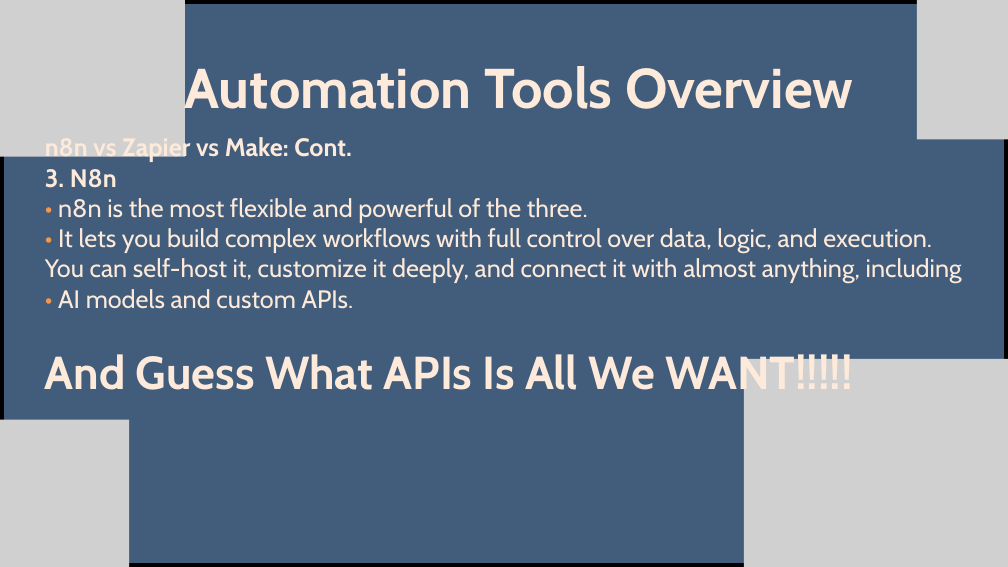
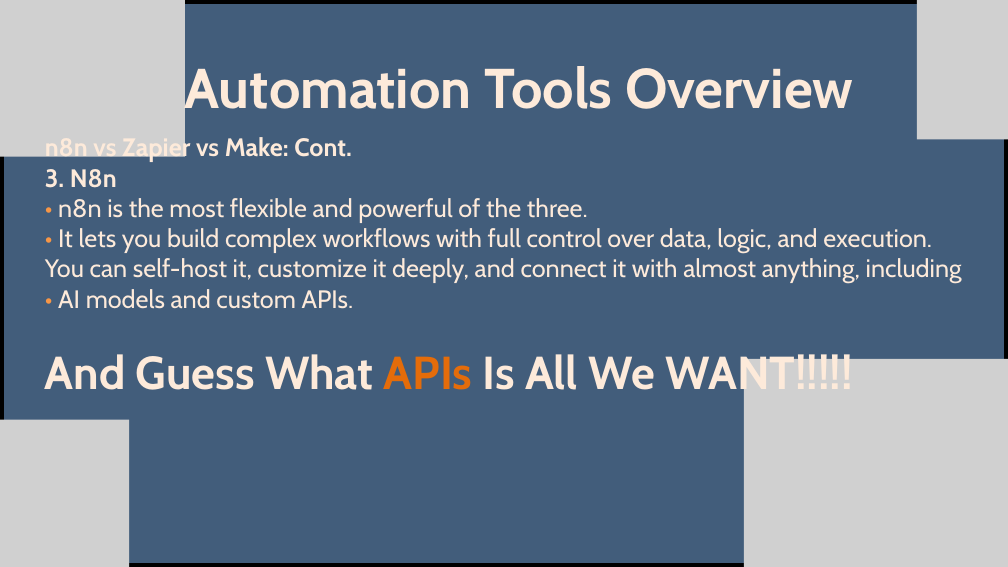
Before and after one commit to Qata-Mo7ammad-Isma3el/IEEE-HU-SIGHT-n8n-Course, a slide deck: slide 9 of SessionOne/N8N Presentation.pptx. Drawn at 1008x567 pixels with LibreOffice and Linux fonts; fonts in the diff are those of the drawing; grey boxes stand for pictures. Boxes give left, top, right and bottom in pixels: in the first picture for what was removed or moved away, otherwise in the second. Text is boxed around its words. In the diff, an @@ line names an element or a change of style, - is before the commit and + after.

```diff
--- a/SessionOne/N8N Presentation.pptx
+++ b/SessionOne/N8N Presentation.pptx
@@ text at (45,350,853,400): text colour #FDEADA to #E46C0A in "APIs" @@
```
Also in this commit, not shown: 1 other slide changed, 8 other files.
